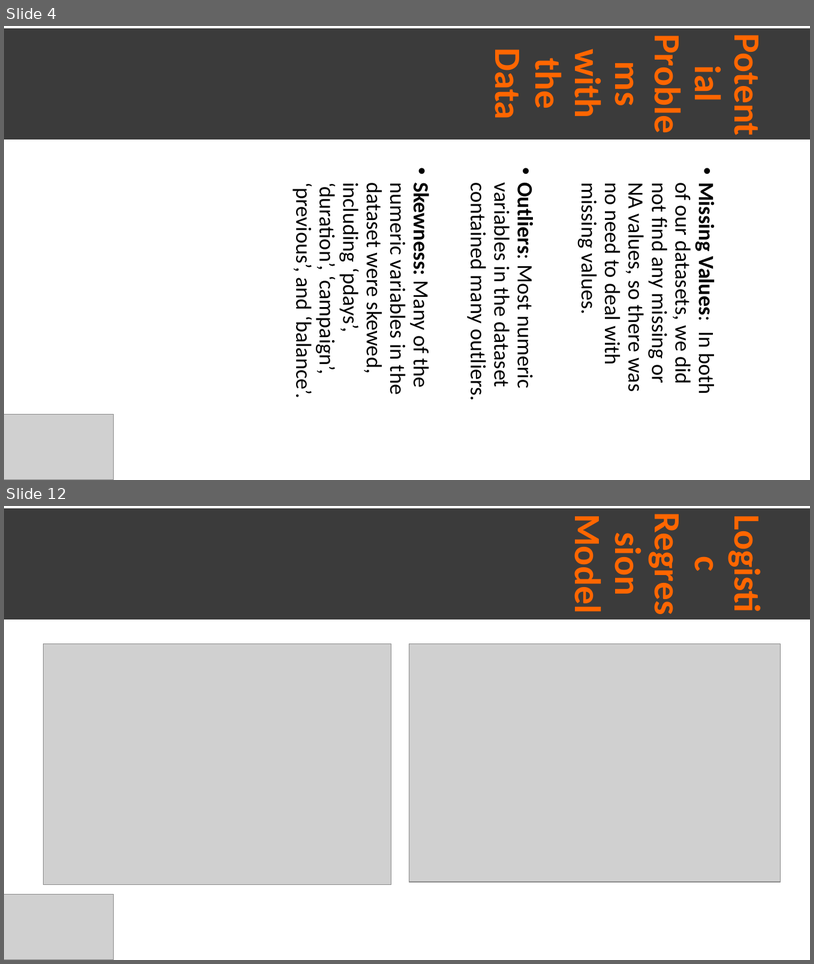
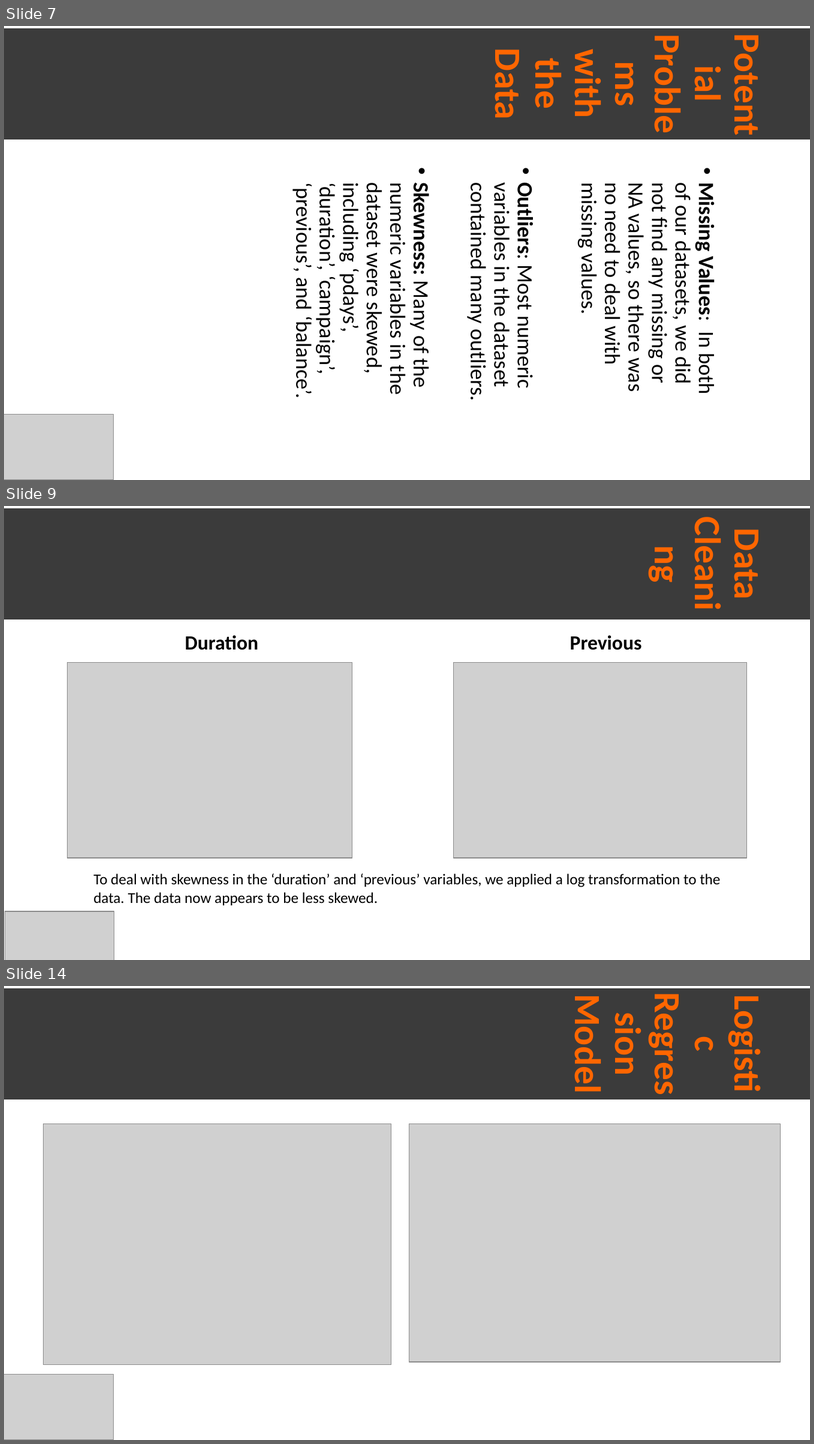
Before and after one commit to janecondon/Bank-Marketing-Campaign-Project, a slide deck: Bank Marketing Campaign.pptx. Shown one above the other, each under a label of ours: slides 4 and 12 before the commit, slides 7, 9 and 14 after it; the slides between them are not shown. The pictures are 814x964 and 814x1444 pixels, drawn with LibreOffice and Linux fonts; fonts in the diff are those of the drawing; grey boxes stand for pictures. Boxes give left, top, right and bottom in pixels: in the first picture for what was removed or moved away, otherwise in the second. Text is boxed around its words. In the diff, an @@ line names an element or a change of style, - is before the commit and + after.

```diff
--- a/Bank Marketing Campaign.pptx
+++ b/Bank Marketing Campaign.pptx
@@ slide 9 added at (4, 506, 810, 960), background #FFFFFF @@
@@ title added at (4, 508, 810, 620), fill #3B3B3B, 44 pt, text #FF6600, bold @@
+Data Cleaning
@@ text added at (185, 635, 258, 650), 24 pt, text #000000, bold @@
+Duration
@@ text added at (570, 635, 642, 650), 24 pt, text #000000, bold @@
+Previous
@@ picture added at (68, 662, 353, 858) @@
@@ picture added at (454, 662, 747, 858) @@
@@ text added at (93, 873, 720, 905), 18 pt, text #000000 @@
+To deal with skewness in the ‘duration’ and ‘previous’ variables, we applied a log transformation to the data. The data now appears to be less skewed.
@@ picture added at (5, 912, 114, 960) @@
@@ what was slide 4 is now slide 7 @@
@@ what was slide 12 is now slide 14 @@
```
Also in this commit, not shown: 4 slides changed, 3 other slides added, 2 slides removed.
